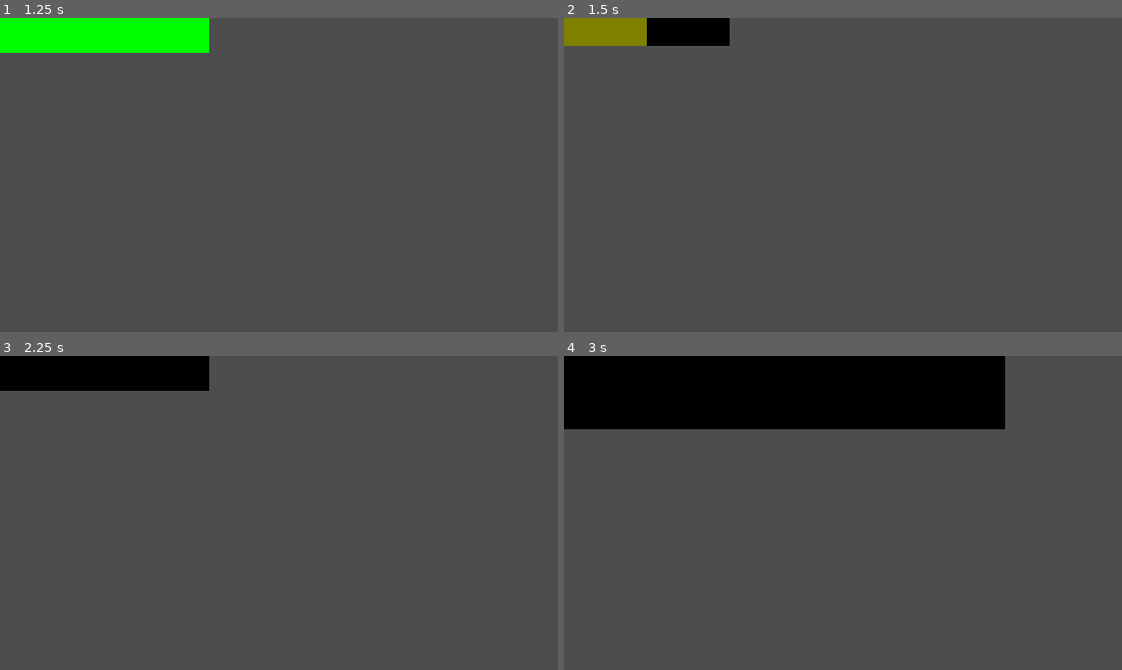
Above: before the commit, frames 1-4 (two rows, left to right).
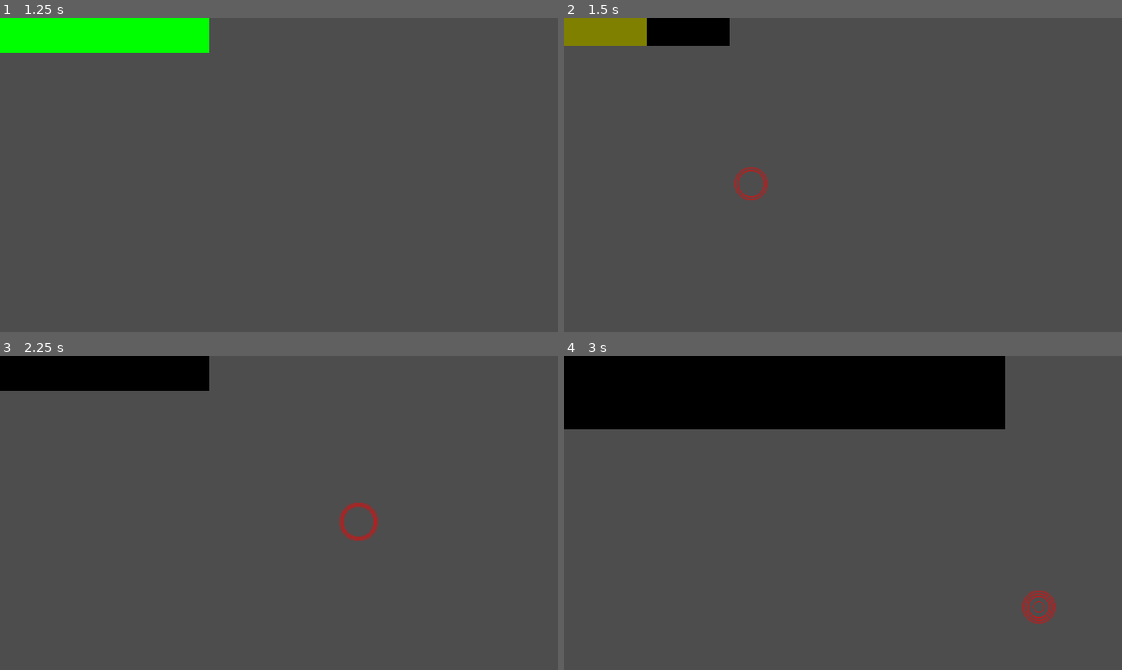
Above: after the commit, the same moments.

Repository: SabrinaRoss/Ludum-Dare-56
Game: Godot game, scene res://src/main/main.tscn
Two runs of this game, one before a commit and one after it. Both use one fixed random seed, a clock stepped at 60 frames per second and the inputs below. The engine's default icon, where the game draws it, is replaced by a stand-in: a white triangle on a blue panel in a dark square.
Inputs (mouse positions are in pixels of both pictures, inside the frame that each line leads up to):
- Up to frame 1 (1.25 s): click "Start" at 0.5 s
- Up to frame 2 (1.5 s): tap Enter at 1.25 s; move the mouse to (965, 159) at 1.27 s; hold D (right) from 1.28 s (still down); hold 1 from 1.28 s (still down)
- Up to frame 3 (2.25 s): tap Space (roll) at 2 s; move the mouse to (167, 528) at 2.02 s; release D (right) at 2.03 s; release 1 at 2.03 s; hold S (down) from 2.03 s (still down); click (167, 528) at 2.1 s
- Up to frame 4 (3 s): tap 1 at 2.3 s; tap Enter at 2.75 s; move the mouse to (898, 443) at 2.77 s; release S (down) at 2.78 s; hold D (right) from 2.78 s (still down); hold 1 from 2.78 s (still down); tap Space (roll) at 2.85 s

Frame 1 is identical in both runs. In frame 2, 0.2% of the frame differs, in the area x 30-37%, y 47-59%; in frame 3, 0.3%; in frame 4, 0.3%, in the area x 82-89%, y 74-86%.

Commit message:
Added damage indicator on player

Diff:
--- /dev/null
+++ b/src/entities/player/Damage Indicator.tscn
@@ -0,0 +1,11 @@
+[gd_scene load_steps=3 format=3 uid="uid://tt5n3ofcm1qn"]
+
+[ext_resource type="Script" path="res://src/entities/player/damage_indicator.gd" id="1_qp1ts"]
+[ext_resource type="Texture2D" uid="uid://cxosgog5eybtq" path="res://assets/sprites/Damage Indicator.png" id="2_vh0gn"]
+
+[node name="DamageIndicator" type="Node2D"]
+scale = Vector2(1e-05, 1e-05)
+script = ExtResource("1_qp1ts")
+
+[node name="Sprite2D" type="Sprite2D" parent="."]
+texture = ExtResource("2_vh0gn")
--- /dev/null
+++ b/src/entities/player/damage_indicator.gd
@@ -0,0 +1,22 @@
+extends Node2D
+var fade = 0.05
+var rateOfChange
+var intensity
+var goalScale
+var sprite
+
+func _ready() -> void:
+	sprite = get_node("Sprite2D")
+
+func setIntensity(i) -> void:
+	intensity = i
+	goalScale = intensity
+	rateOfChange = goalScale/fade
+
+
+# Called every frame. 'delta' is the elapsed time since the previous frame.
+func _process(delta: float) -> void:
+	sprite.modulate.a -= fade
+	scale += Vector2(1,1) * fade
+	if scale.x > goalScale:
+		queue_free()
--- a/src/entities/player/player.gd
+++ b/src/entities/player/player.gd
@@ -5,6 +5,7 @@
 @onready var transformables = $transformables
 
 @onready var bullet_scene = preload("res://src/entities/player/player_bullet.tscn")
+@onready var damage_indicator = preload("res://src/entities/player/Damage Indicator.tscn")
 
 var max_health = 1
 var cur_health = 1
@@ -151,6 +152,9 @@
 func take_damage(damage):
 	cur_health -= damage
 	Singleton.health_bar_scene.damageAnimation()
+	var dmg_ind = damage_indicator.instantiate()
+	dmg_ind.setIntensity(damage)
+	add_child(dmg_ind)
 	if cur_health <= max_health:
 		death()
 
Binary file added: assets/sprites/Damage Indicator.png
Not shown, added: assets/sprites/Damage Indicator.png.import
